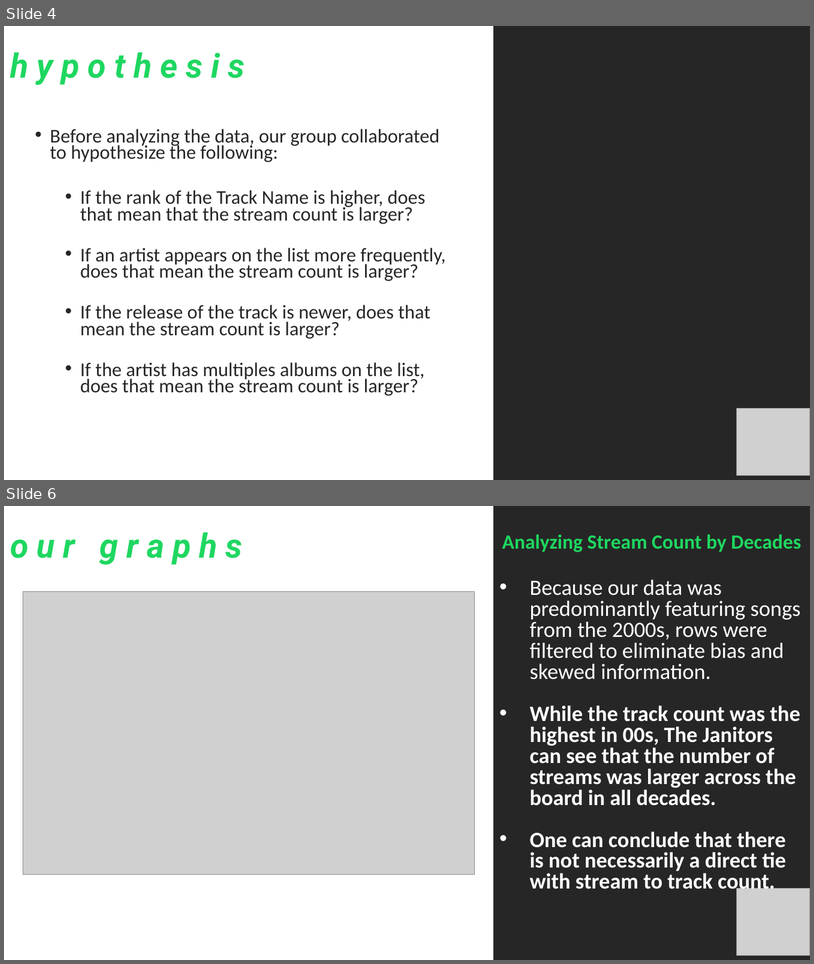
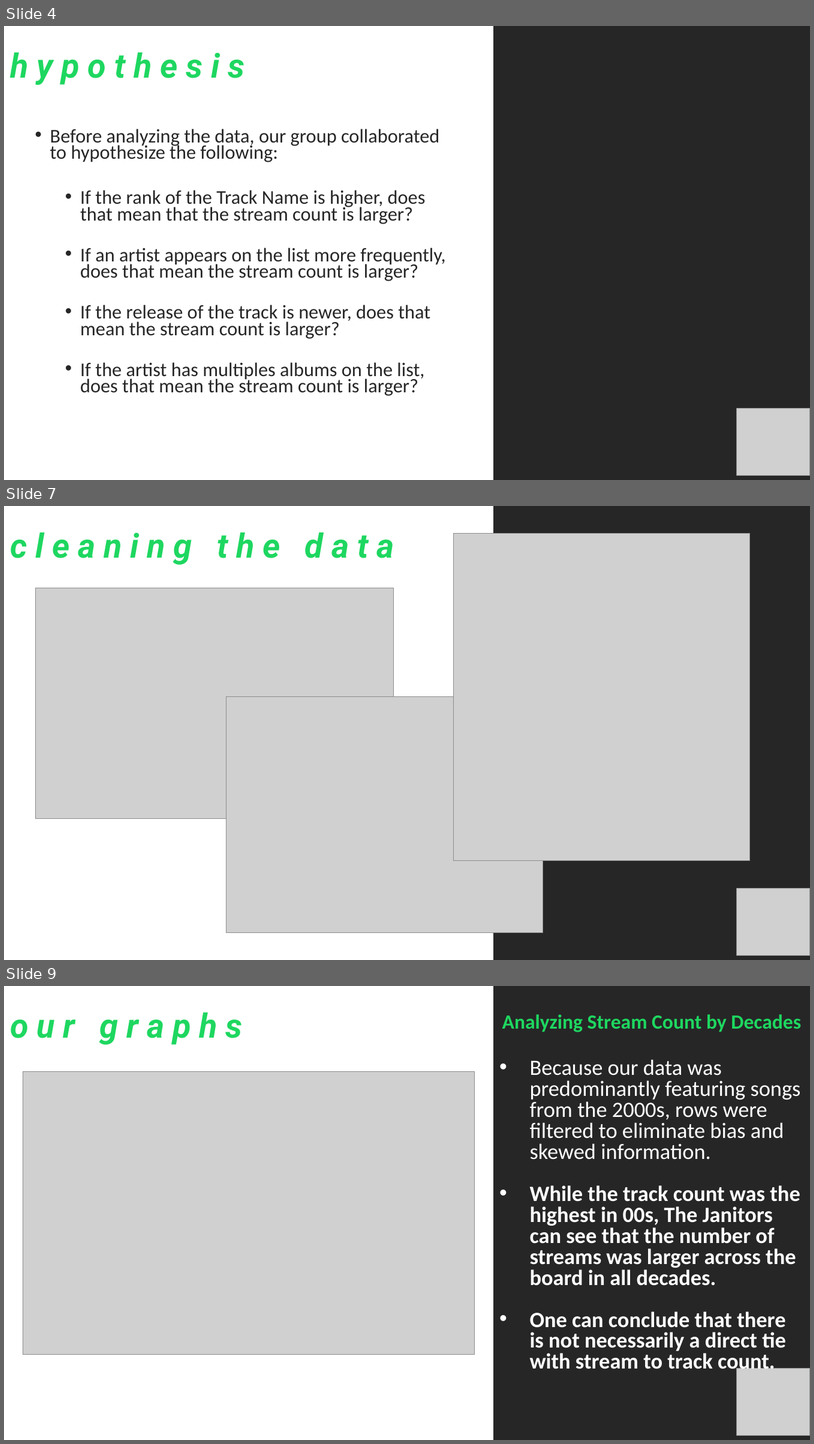
Before and after one commit to iastanehasl/Project-One, a slide deck: Spotipy Presentation 10.27.pptx. Shown one above the other, each under a label of ours: slides 4 and 6 before the commit, slides 4, 7 and 9 after it; the slides between them are not shown. The pictures are 814x964 and 814x1444 pixels, drawn with LibreOffice and Linux fonts; fonts in the diff are those of the drawing; grey boxes stand for pictures. Boxes give left, top, right and bottom in pixels: in the first picture for what was removed or moved away, otherwise in the second. Text is boxed around its words. In the diff, an @@ line names an element or a change of style, - is before the commit and + after.

```diff
--- a/Spotipy Presentation 10.27.pptx
+++ b/Spotipy Presentation 10.27.pptx
@@ slide 7 added at box(4, 506, 810, 960), background #FFFFFF @@
@@ rectangle added at box(494, 506, 810, 960), fill #262626 @@
@@ text added at box(10, 532, 394, 565), 40 pt, text #1ED760, bold, italic @@
+c l e a n i n g t h e d a t a
@@ picture added at box(453, 533, 750, 861) @@
@@ picture added at box(35, 588, 393, 818) @@
@@ picture added at box(226, 697, 543, 933) @@
@@ picture added at box(737, 888, 810, 955) @@
@@ what was slide 6 is now slide 9 @@
```
Also in this commit, not shown: 8 slides changed, 3 other slides added, 1 other file.
